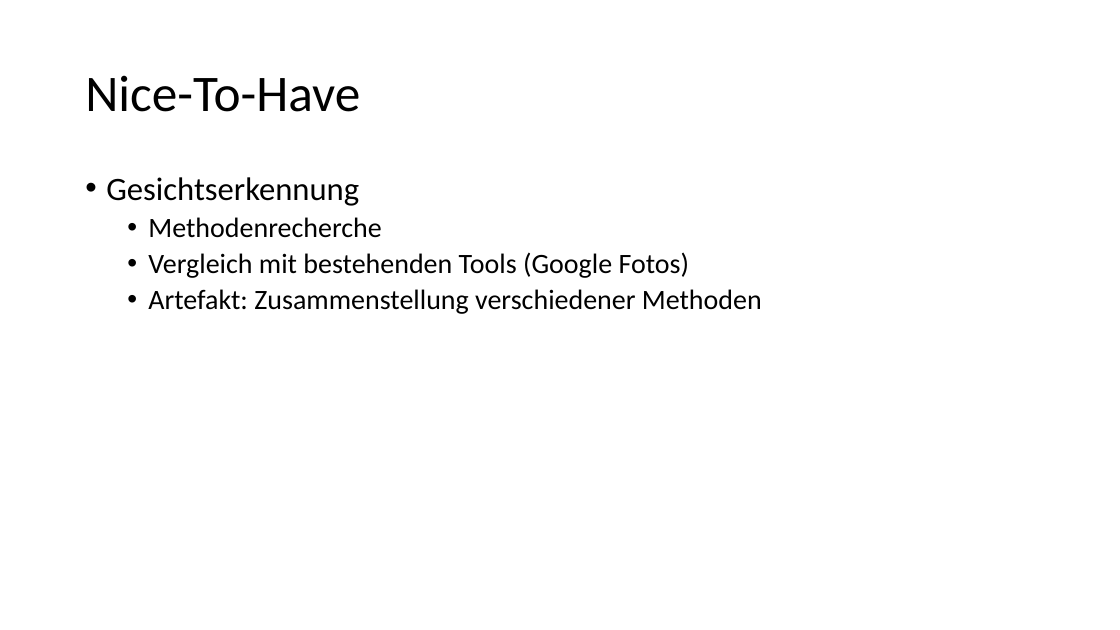
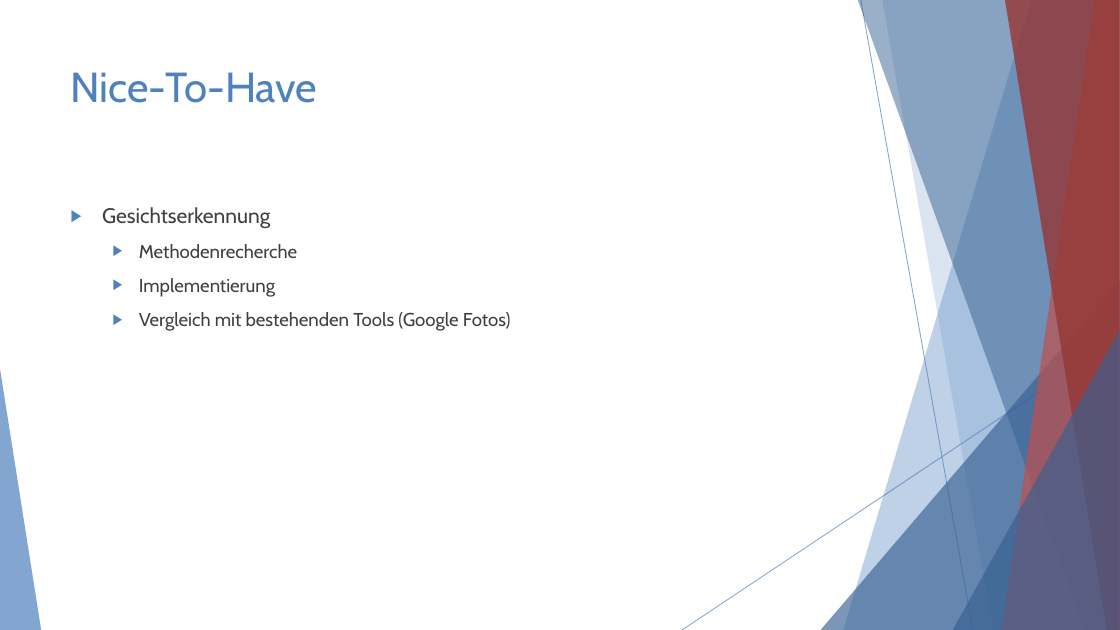
Before and after one commit to youssefMes/FotoAlbumExtractor, a slide deck: slide 6 of expose/expose_präsentation.pptx. Drawn at 1120x630 pixels with LibreOffice and Linux fonts; fonts in the diff are those of the drawing. Boxes give left, top, right and bottom in pixels: in the first picture for what was removed or moved away, otherwise in the second. Text is boxed around its words. In the diff, an @@ line names an element or a change of style, - is before the commit and + after.

```diff
--- a/expose/expose_präsentation.pptx
+++ b/expose/expose_präsentation.pptx
@@ title "Nice-To-Have": place and size @@
-title "Nice-To-Have" at (85, 75, 360, 112)
+title "Nice-To-Have" at (71, 72, 317, 103)
@@ title "Nice-To-Have" at (71, 72, 317, 103): size 44 to 36 pt, font Calibri to Cabin, text colour #000000 to #4F81BD; line spacing 0.9 to 1; vertical alignment middle to top @@
@@ text "Gesichtserkennung": place and size @@
-text "Gesichtserkennung" at (106, 177, 762, 314)
+text "Gesichtserkennung" at (102, 207, 511, 331)
@@ text at (102, 207, 511, 331): size 28 to 18 pt in "Gesichtserkennung"; font Calibri to Cabin, text colour #000000 to #404040 in "Gesichtserkennung", "Methodenrecherche", "Vergleich mit bestehenden Tools (Google Fotos)"; size 24 to 16 pt in "Methodenrecherche", "Vergleich mit bestehenden Tools (Google Fotos)"; bullet • to ▶; line spacing 0.9 to 1; more space between paragraphs @@
@@ text at (139, 278, 275, 297): paragraph added @@
+  ▶ Implementierung
@@ text at (148, 289, 762, 314): paragraph removed @@
-  • Artefakt: Zusammenstellung verschiedener Methoden
@@ group added at (0, 0, 1120, 630): 5 freeform shapes, 3 triangles, 2 lines @@
```
Also in this commit, not shown: 5 other slides changed, 2 other files.
